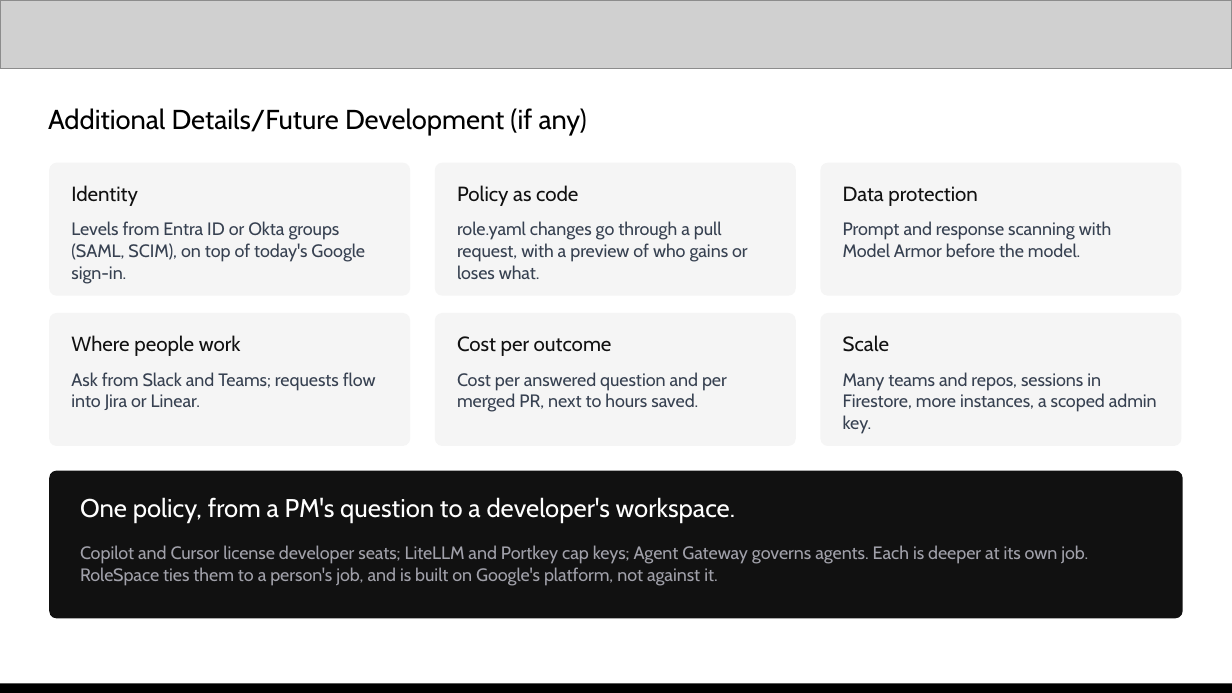
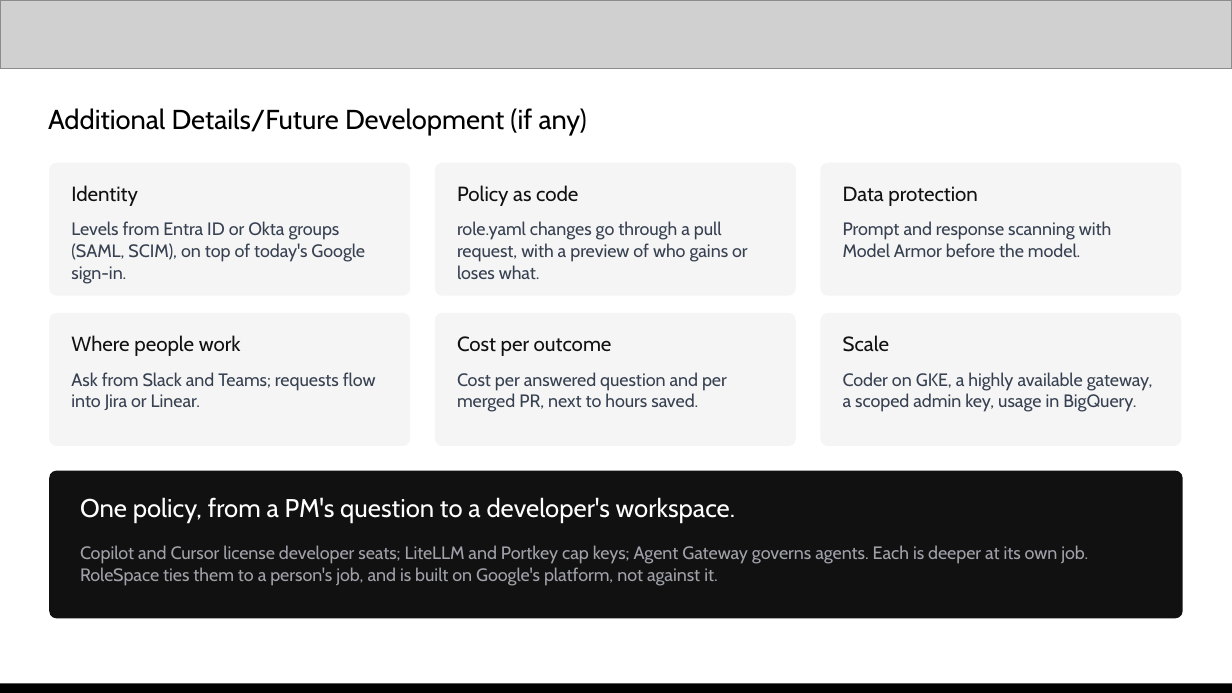
Before and after one commit to praveensaharan/RoleSpace, a slide deck: slide 18 of docs/deck/RoleSpace-AI-Builder-Cup-submission.pptx (slide 15 before the commit). Drawn at 1232x693 pixels with LibreOffice and Linux fonts; fonts in the diff are those of the drawing; grey boxes stand for pictures. Boxes give left, top, right and bottom in pixels: in the first picture for what was removed or moved away, otherwise in the second. Text is boxed around its words. In the diff, an @@ line names an element or a change of style, - is before the commit and + after.

```diff
--- a/docs/deck/RoleSpace-AI-Builder-Cup-submission.pptx
+++ b/docs/deck/RoleSpace-AI-Builder-Cup-submission.pptx
@@ text at (x1=843, y1=372, x2=1153, y2=412): text changed @@
-Many teams and repos, sessions in Firestore, more instances, a scoped admin key.
+Coder on GKE, a highly available gateway, a scoped admin key, usage in BigQuery.
```
Also in this commit, not shown: 6 other slides changed, 3 slides added, 42 other files.
